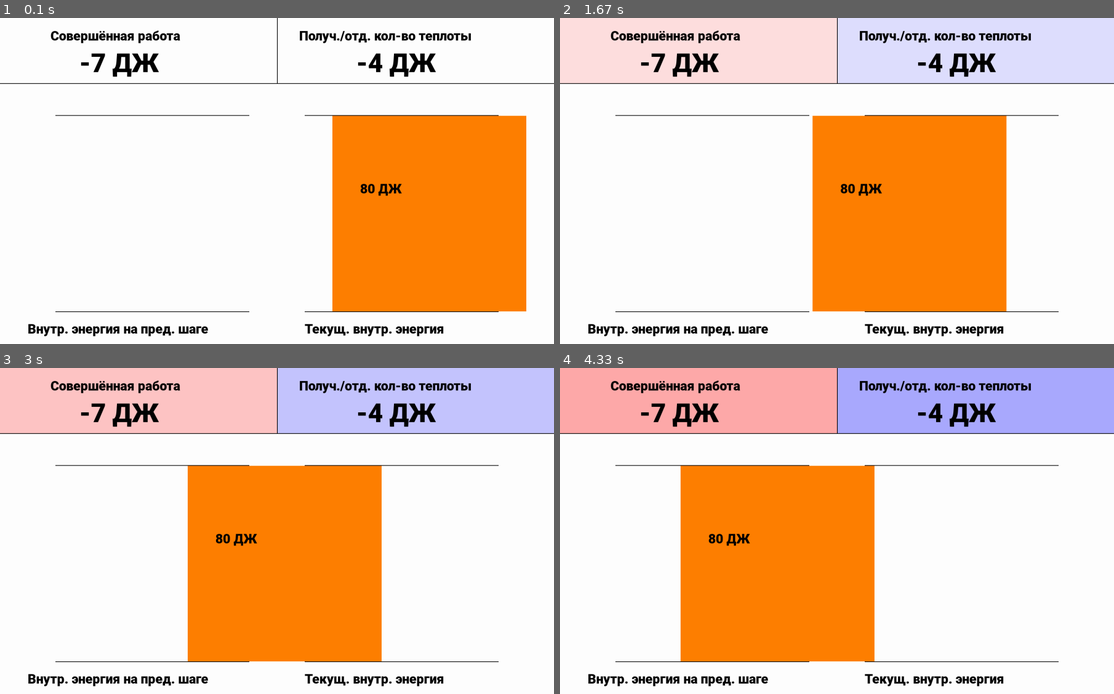
Above: before the commit, frames 1-4 (two rows, left to right).
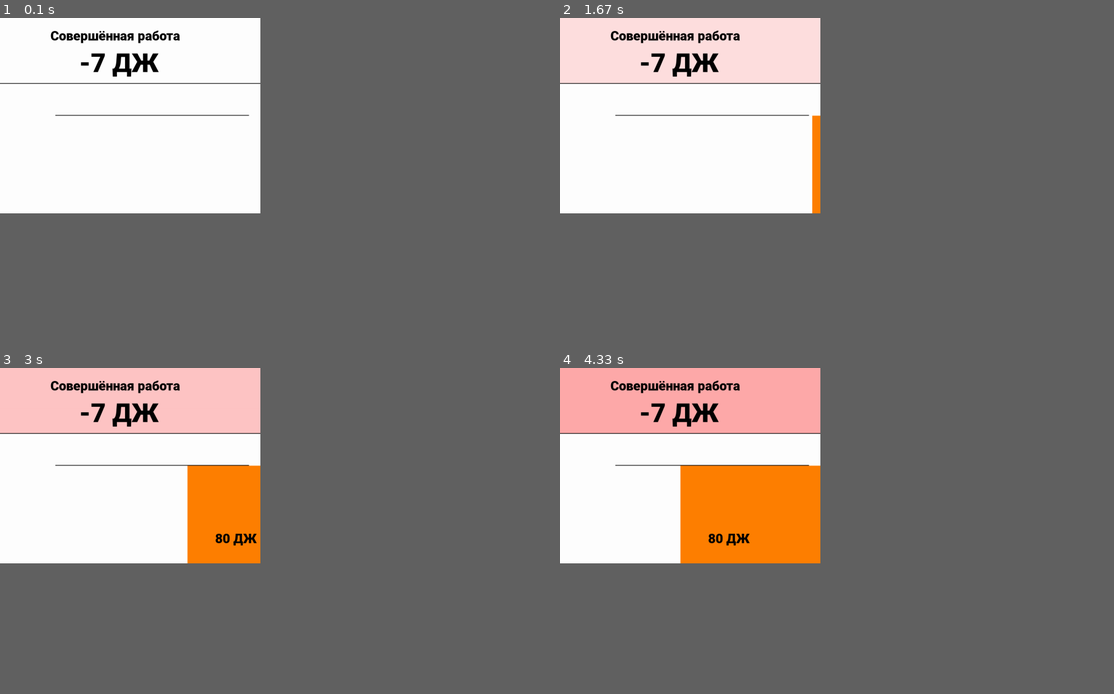
Above: after the commit, the same moments.

Repository: valerazykov/stat_phys_van-der-waals-gas
Game: pygame game, started from info.py
Two runs of this game, one before a commit and one after it. Both use one fixed random seed, a clock stepped at 60 frames per second and the inputs below.
Inputs:
- Up to frame 1 (0.1 s): no input
- Up to frame 2 (1.67 s): no input
- Up to frame 3 (3 s): no input
- Up to frame 4 (4.33 s): no input
In our replay, the window is 900x529 before the commit and 423x317 after it. These sizes can differ from the game's own. Grey fills any space a smaller window leaves; there, only what the larger window draws over its background counts as a difference.

The runs differ from the first frame. In frame 1, 24% of the frame differs, in the area x 0-100%, y 0-98%; in frame 2, 33%; in frame 3, 30%; in frame 4, 26%.

Commit message:
Update info.py
+- reinit for 199

Diff:
--- a/info.py
+++ b/info.py
@@ -2,6 +2,13 @@
 
 class Info:
     def __init__(self, coor, screen, init_energy):
+        """
+
+        :param coor: кортеж из 4 значений: х координата левого верхнего угла,
+            у координата левого верхнего угла, ширина области, высота области
+        :param screen: объект экрана
+        :param init_energy: начальное значение внутренней энергии
+        """
         self.screen = screen
         self.coor = coor
         self.my_font = pygame.font.Font('images/Roboto-Black.ttf',
@@ -20,6 +27,7 @@
         self.old_data = 0
         self.curr_data = init_energy
         self.ind = 0
+
     def lines(self):
         pygame.draw.rect(self.screen, (0, 0, 0), (
             self.coor[0] + round(0.55 * self.coor[2]) - round(0.45 * self.coor[2]),
@@ -43,6 +51,16 @@
             2))
 
     def draw(self, work, energy, warm, step, last_draw_for_199 = True):
+        """
+
+        :param work: работа на итерации
+        :param energy: изменение внутренней энергии
+        :param warm: полученное или отданное количество теплоты
+        :param step: номер шага отрисовки (от 0 до 199 включительно)
+        :по умолчанию считается, что функция от step = 199 вызовется 1 раз, если нужно более 1 раза,
+        то last_draw_for_199 = False, но последний раз обязательно нужно вызвать last_draw_for_199 = True!!!
+        Иначе значения не сохранятся
+        """
         self.ind += 1
         pygame.draw.rect(self.screen, (255, 255, 255), self.coor)
         for_204 = round((255 - 204) / 200)
@@ -316,10 +334,7 @@
                         self.coor[0] + round(0.55 * self.coor[2]),
                         self.coor[1] + round(0.3 * self.coor[3]) + round(0.6 * self.coor[3]) - self.old_c[3], round(0.35 * self.coor[2]),
                         self.old_c[3]))
-                if energy < 0:
-                    text_surface = self.my_font.render(str(self.curr_data) + str(energy) + ' ДЖ', True, 'Black')
-                else:
-                    text_surface = self.my_font.render(str(self.curr_data) + ' + '+ str(energy)+ ' ДЖ', True, 'Black')
+                text_surface = self.my_font.render(str(self.curr_data) + ' + '+ str(energy)+ ' ДЖ', True, 'Black')
                 self.screen.blit(text_surface, (
                     self.coor[0] + round(0.65 * self.coor[2]),
                     self.coor[1] + round(0.5 * self.coor[3])))
@@ -329,17 +344,18 @@
         pygame.display.update()
 
 
-pygame.init()
-scr = pygame.display.set_mode((1700, 1000))
-pygame.display.set_caption("Our statphis2")
-icon = pygame.image.load('images/icon.png')
-pygame.display.set_icon(icon)
-#pygame.draw.rect(self.screen, (0, 0, 0), (self.coor[0] + round(0.1 * self.coor[2]), self.coor[1] + round(0.9 * self.coor[3]), round(0.35 * self.coor[2]), 2))
-#        pygame.draw.rect(self.screen, (0, 0, 0), (
-#        self.coor[0] + round(0.55 * self.coor[2]), self.coor[1] + round(0.3 * self.coor[3]), round(0.35 * self.coor[2]),
-#        round(0.6 * self.coor[3])))
-
-running = True
+if __name__ == "__main__":
+    pygame.init()
+    scr = pygame.display.set_mode((800, 600))
+    pygame.display.set_caption("Our statphis2")
+    icon = pygame.image.load('images/icon.png')
+    pygame.display.set_icon(icon)
+    #pygame.draw.rect(self.screen, (0, 0, 0), (self.coor[0] + round(0.1 * self.coor[2]), self.coor[1] + round(0.9 * self.coor[3]), round(0.35 * self.coor[2]), 2))
+    #        pygame.draw.rect(self.screen, (0, 0, 0), (
+    #        self.coor[0] + round(0.55 * self.coor[2]), self.coor[1] + round(0.3 * self.coor[3]), round(0.35 * self.coor[2]),
+    #        round(0.6 * self.coor[3])))
+
+    running = True
 scr.fill((114, 157, 224))
 inf = Info((0, 0, 1700, 1000), scr, 80)
 for s in range(200):
